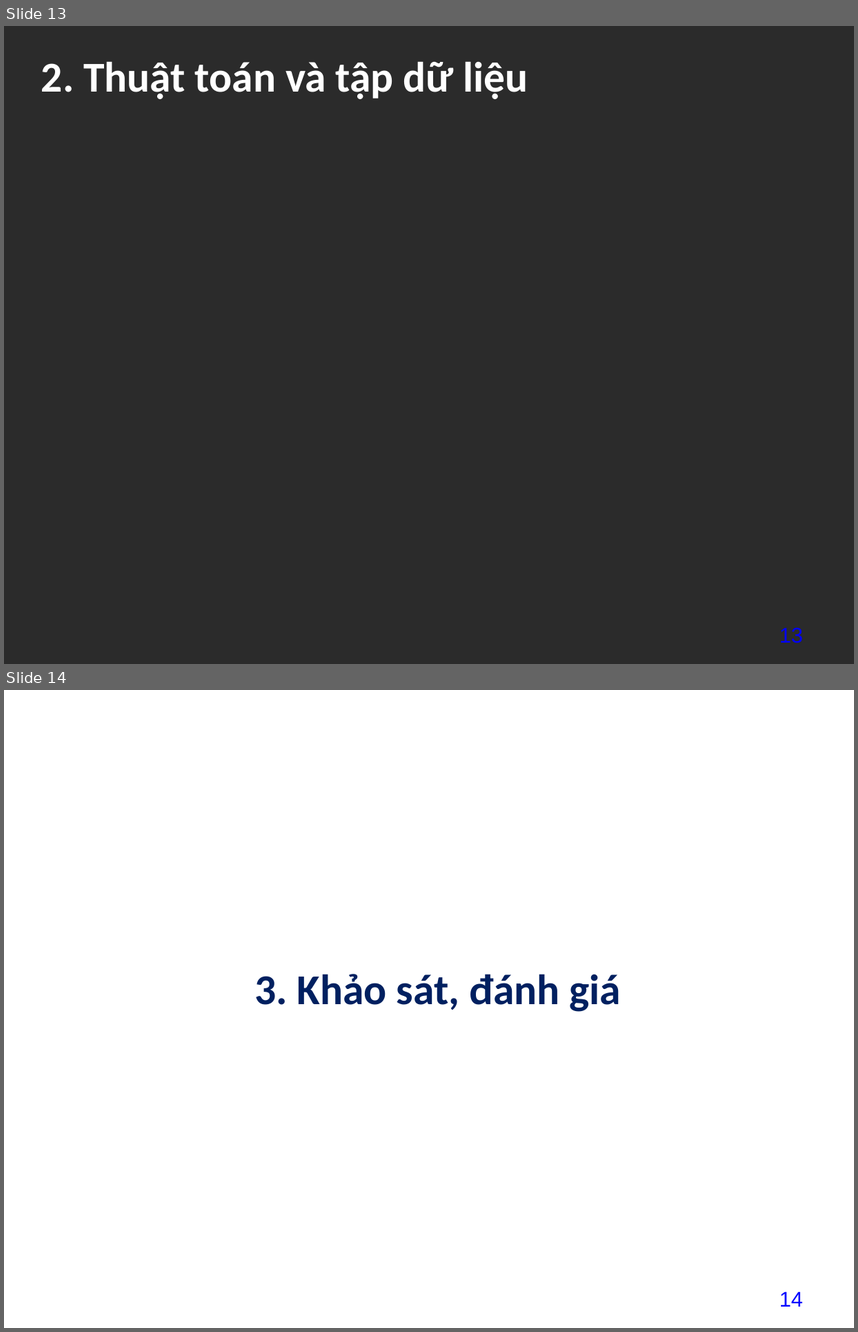
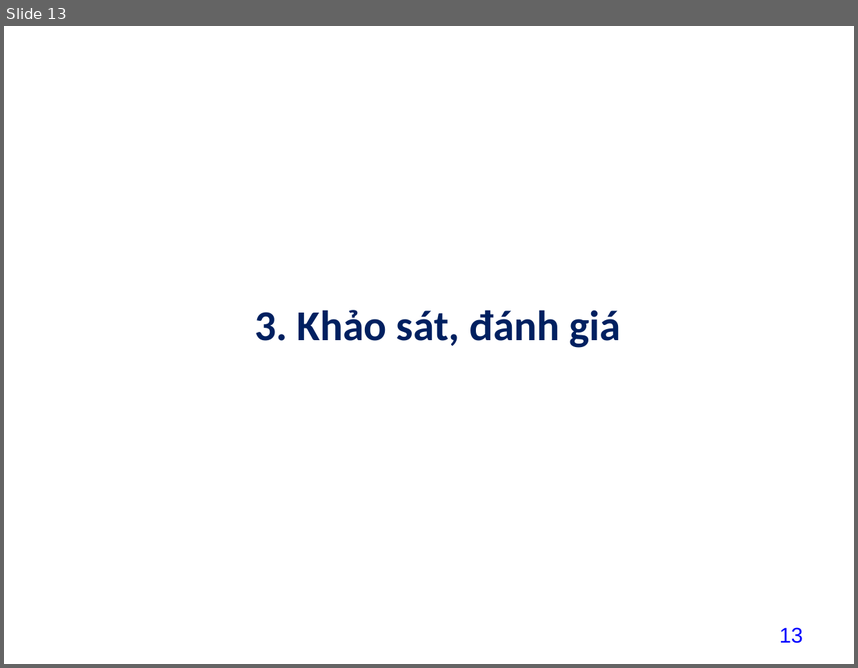
Before and after one commit to datdatnguyen2609/datdatnguyen2609, a slide deck: project/baitaplon/13_NguyenThanhDat211440519_baitaplon.pptx. Shown one above the other, each under a label of ours: slides 13 and 14 before the commit, slide 13 after it. The pictures are 858x1332 and 858x668 pixels, drawn with LibreOffice and Linux fonts; fonts in the diff are those of the drawing; background and template pictures are left out; a plain dark background stands for a picture behind light text. Boxes give left, top, right and bottom in pixels: in the first picture for what was removed or moved away, otherwise in the second. Text is boxed around its words. In the diff, an @@ line names an element or a change of style, - is before the commit and + after.

```diff
--- a/project/baitaplon/13_NguyenThanhDat211440519_baitaplon.pptx
+++ b/project/baitaplon/13_NguyenThanhDat211440519_baitaplon.pptx
@@ slide 13 removed at <box>4,26,854,664</box>, background picture (left out) @@
@@ text removed at <box>41,61,528,99</box> @@
-2. Thuật toán và tập dữ liệu
@@ page number removed at <box>780,627,803,643</box> @@
-13
@@ what was slide 14 is now slide 13 @@
@@ page number at <box>780,627,803,643</box>: text changed @@
-14
+13
```
Also in this commit, not shown: 2 slides changed, 1 slide added, 7 other files.
